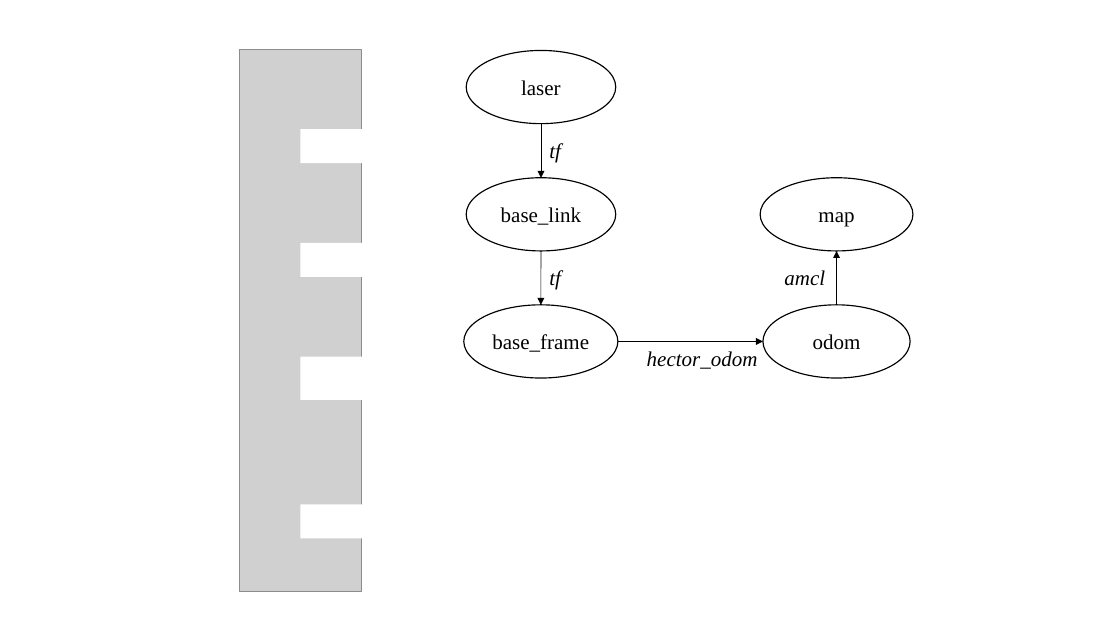
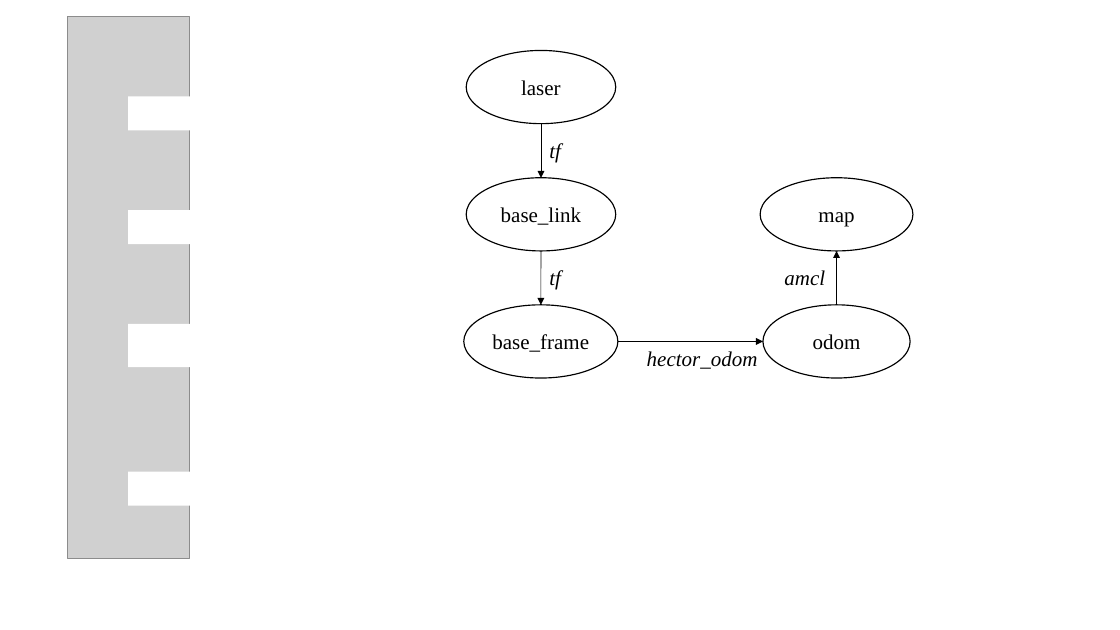
Before and after one commit to jensdehoog95/MAP2017, a slide deck: slide 5 of Paper/Metadata/Navstack.pptx (slide 4 before the commit). Drawn at 1120x630 pixels with LibreOffice and Linux fonts; fonts in the diff are those of the drawing; grey boxes stand for pictures. Boxes give left, top, right and bottom in pixels: in the first picture for what was removed or moved away, otherwise in the second. Text is boxed around its words. In the diff, an @@ line names an element or a change of style, - is before the commit and + after.

```diff
--- a/Paper/Metadata/Navstack.pptx
+++ b/Paper/Metadata/Navstack.pptx
@@ rectangle: place and size @@
-rectangle at (301,129,373,164)
+rectangle at (129,97,201,131)
@@ 3 rectangles, 1 picture: place and size @@
-3 rectangles, 1 picture at (239,50,373,592)
+3 rectangles, 1 picture at (67,17,201,559)
```
Also in this commit, not shown: 3 slides added, 1 slide removed, 10 other files.
